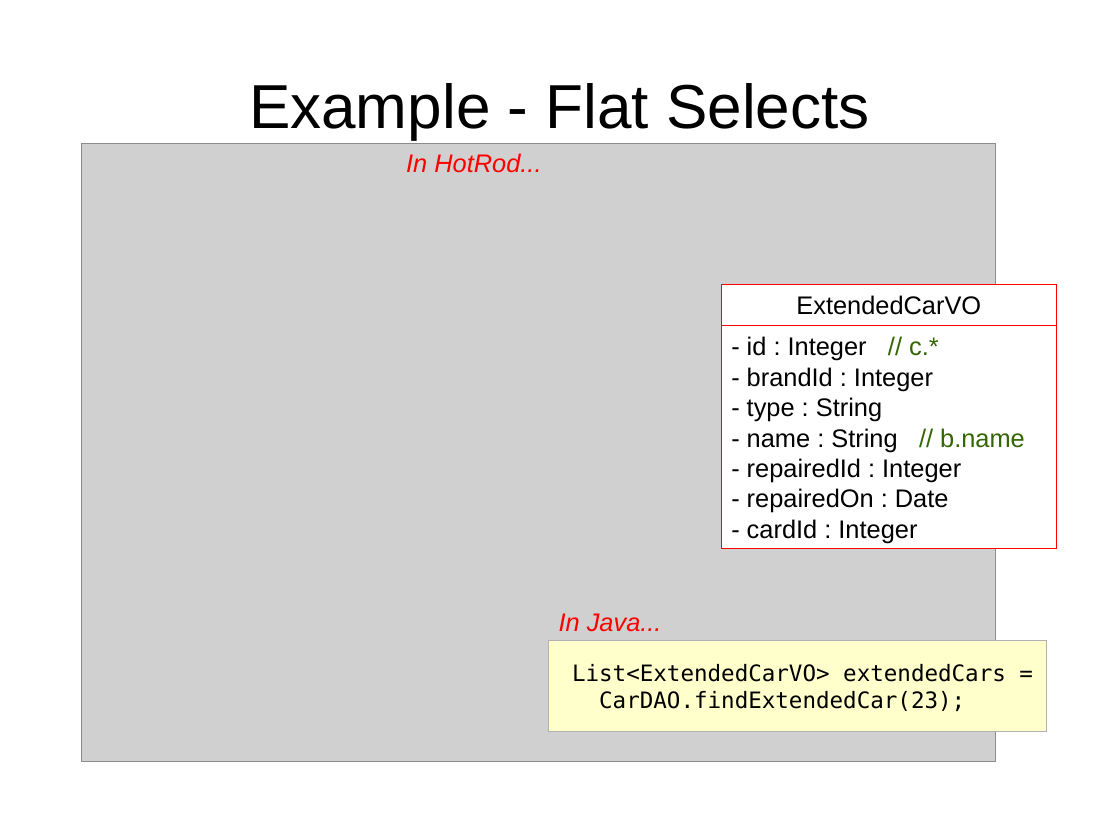
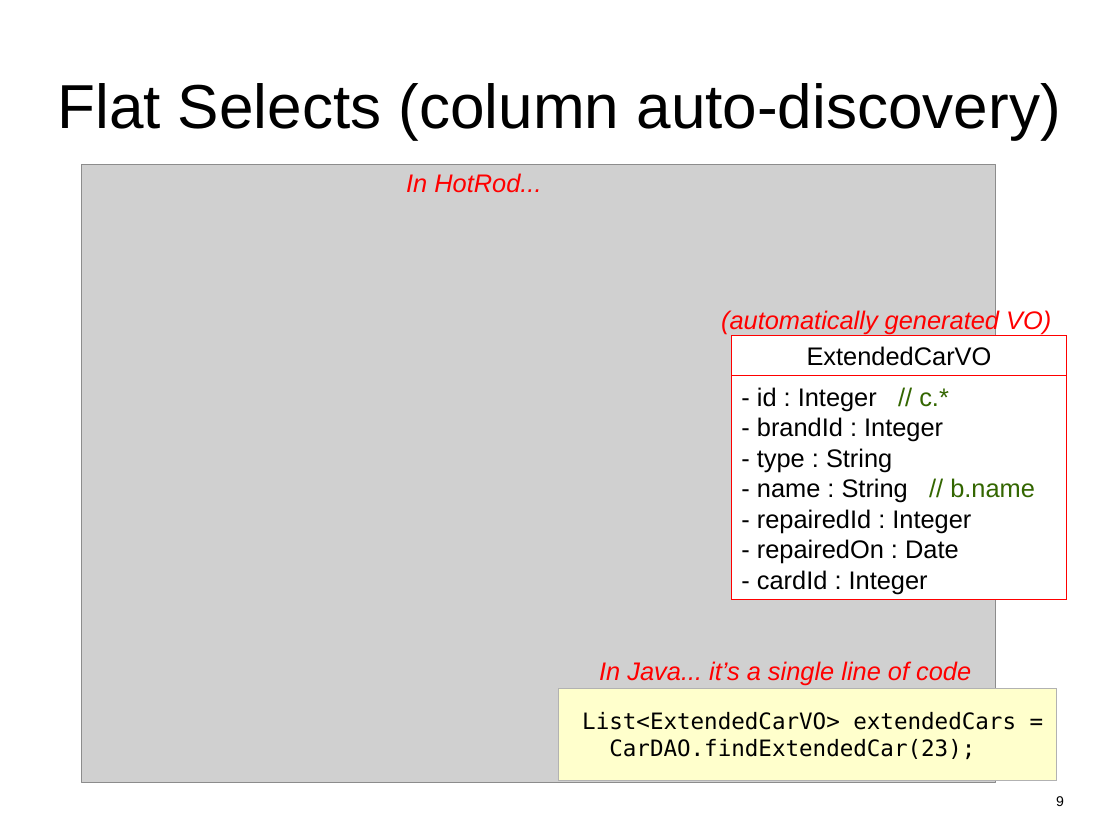
Before and after one commit to hotrodorm/hotrod, a slide deck: slide 9 of hotrod/docs/hotrod-2.0-overview.odp. Drawn at 1120x840 pixels with LibreOffice and Linux fonts; fonts in the diff are those of the drawing; grey boxes stand for pictures. Boxes give left, top, right and bottom in pixels: in the first picture for what was removed or moved away, otherwise in the second. Text is boxed around its words. In the diff, an @@ line names an element or a change of style, - is before the commit and + after.

```diff
--- a/hotrod/docs/hotrod-2.0-overview.odp
+++ b/hotrod/docs/hotrod-2.0-overview.odp
@@ title at (57,83,1061,139): text changed @@
-Example - Flat Selects
+Flat Selects (column auto-discovery)
@@ picture: place and size @@
-picture at (81,143,996,762)
+picture at (81,164,996,783)
@@ text "In HotRod...": place and size @@
-text "In HotRod..." at (406,153,541,173)
+text "In HotRod..." at (406,173,541,193)
@@ text added at (721,308,1051,334), 18 pt, text #FF0000, italic @@
+(automatically generated VO)
@@ 3 rectangles: place and size @@
-3 rectangles at (549,285,1057,732)
+3 rectangles at (559,335,1067,781)
@@ text removed at (559,613,662,632) @@
-In Java...
@@ text added at (599,661,971,686), 18 pt, text #FF0000, italic @@
+In Java... it’s a single line of code
@@ page number added at (1056,796,1064,806), 10 pt, text #000000 @@
+9
```
Also in this commit, not shown: 10 other slides changed, 3 other files.
